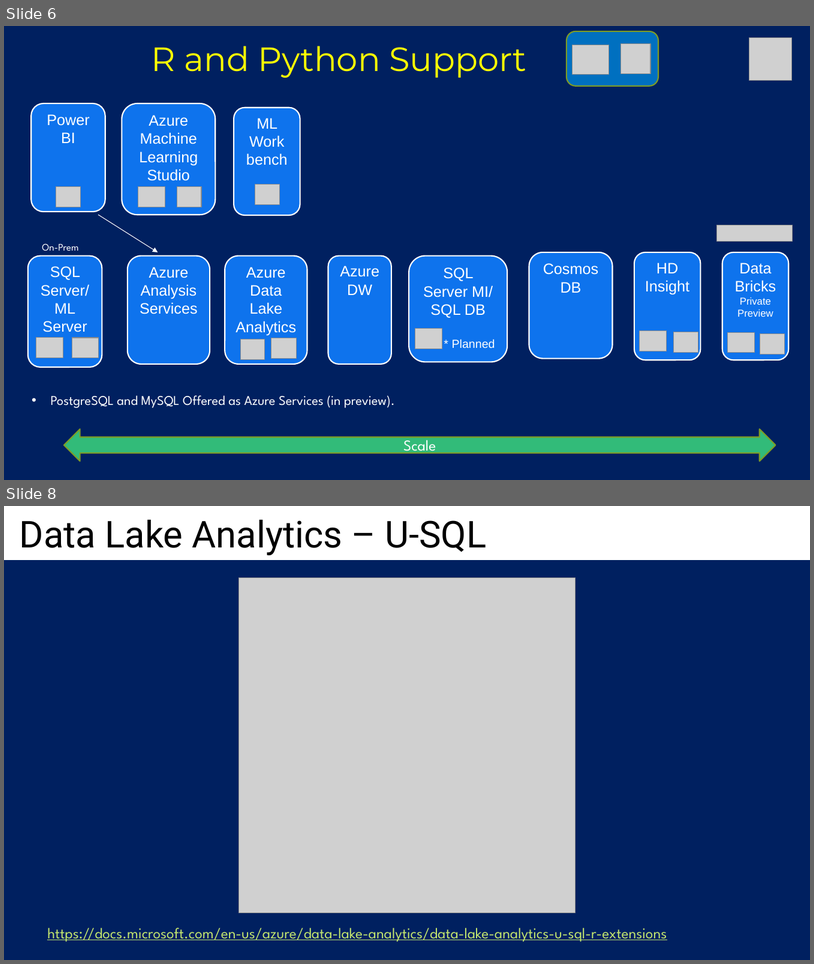
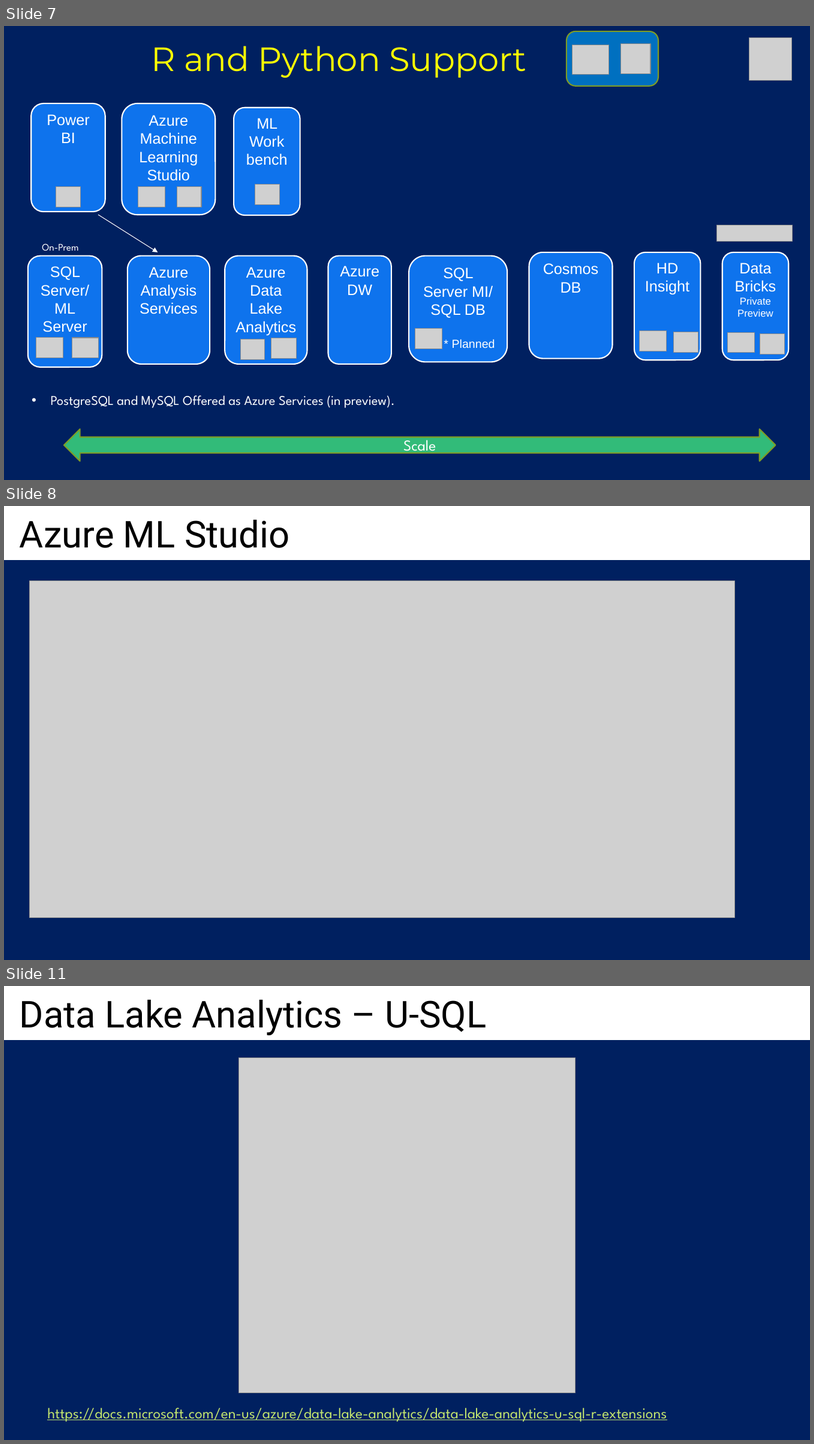
Before and after one commit to bcafferky/shared, a slide deck: AzureDataOverview/AzureDSOverview.pptx. Shown one above the other, each under a label of ours: slides 6 and 8 before the commit, slides 7, 8 and 11 after it; the slides between them are not shown. The pictures are 814x964 and 814x1444 pixels, drawn with LibreOffice and Linux fonts; fonts in the diff are those of the drawing; grey boxes stand for pictures; background and template pictures are left out. Boxes give left, top, right and bottom in pixels: in the first picture for what was removed or moved away, otherwise in the second. Text is boxed around its words. In the diff, an @@ line names an element or a change of style, - is before the commit and + after.

```diff
--- a/AzureDataOverview/AzureDSOverview.pptx
+++ b/AzureDataOverview/AzureDSOverview.pptx
@@ slide 8 added at [4, 506, 810, 960], background #FFFFFF; not listed: 1 template element that a slide beside it also shows @@
@@ title added at [20, 519, 290, 548], 44 pt, text #000000 @@
+Azure ML Studio
@@ picture added at [29, 580, 735, 918] @@
@@ what was slide 6 is now slide 7 @@
@@ what was slide 8 is now slide 11 @@
```
Also in this commit, not shown: 2 slides changed, 4 other slides added.
